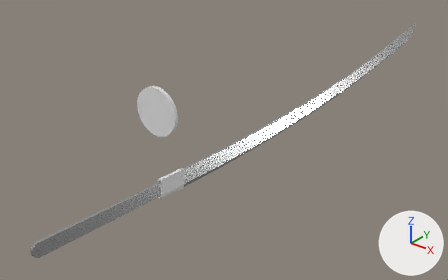
What one commit did to the Blender file Blender-experiments/Katana-retry/KatanaRetry.blend.
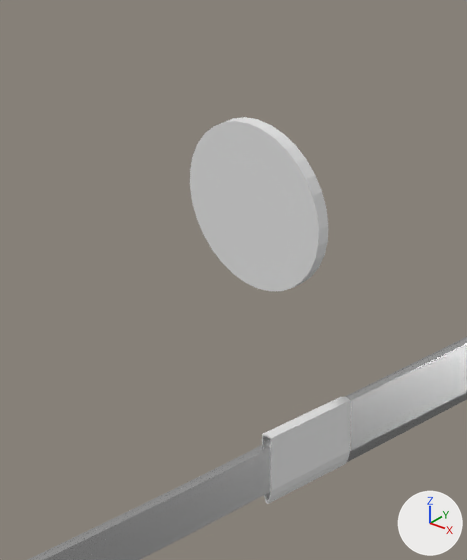
Each version appears first whole from a camera (50 mm lens) standing at (10.91, -18.5, 31.58) and looking at (-1.23, -3.32, 22.17), and next in a close-up on the part from 18% to 49% of the width and 18% to 77% of the height. Every picture has the same lights, and +X, +Y and +Z are marked at lower right.
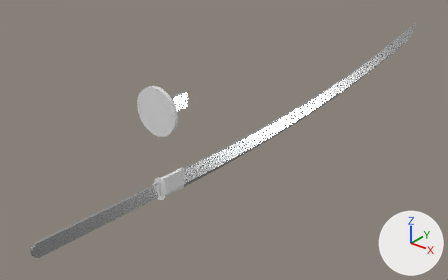
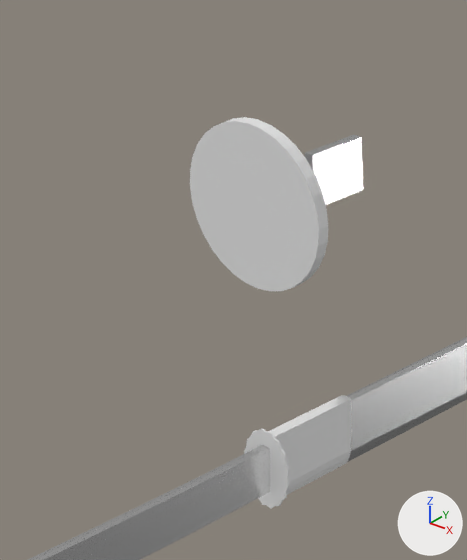
Scene script edits in JSON lines:
```json
{"op": "add", "block": "me_cylinder_002", "code": ["me_cylinder_002 = bpy.data.meshes.new('Cylinder.002')", "me_cylinder_002.from_pydata(...)  # 93 vertices, 50 faces; spans x -0.85..0.85, y -0.87..0.85, z -0.9..0.87"]}
{"op": "add", "block": "me_cube_002", "code": ["me_cube_002 = bpy.data.meshes.new('Cube.002')", "me_cube_002.from_pydata(...)  # 28 vertices, 16 faces; spans x -0.495..0.495, y -0.069..0.068, z -0.508..0.511", "me_cube_002.materials.append(mat_blade_metal)  # light grey #d2d2d2"]}
{"op": "add", "block": "ob_seppa_1", "code": ["ob_seppa_1 = bpy.data.objects.new('Seppa.1', me_cylinder_002)", "ob_seppa_1.location = (0.0, -7.76, 22.69)", "ob_seppa_1.rotation_euler = (1.527, 0.0, 0.0)  # degrees (87, 0, 0)", "ob_seppa_1.scale = (0.296, 0.412, 0.0117)"]}
{"op": "add", "block": "ob_katana_blade_001", "code": ["ob_katana_blade_001 = bpy.data.objects.new('Katana.Blade.001', me_cube_002)", "ob_katana_blade_001.location = (0.0, -6.82, 25.04)", "ob_katana_blade_001.scale = (-0.0901, 4.25, 0.485)"]}
```

Boxes (x1, y1, x2, y2) around the edits, measured in the close-ups (467 x 560 px):
```json
{"object": "Katana.Blade.001", "change": "added", "after": [304, 135, 363, 205]}
{"object": "Seppa.1", "change": "added", "after": [244, 428, 290, 508]}
```
